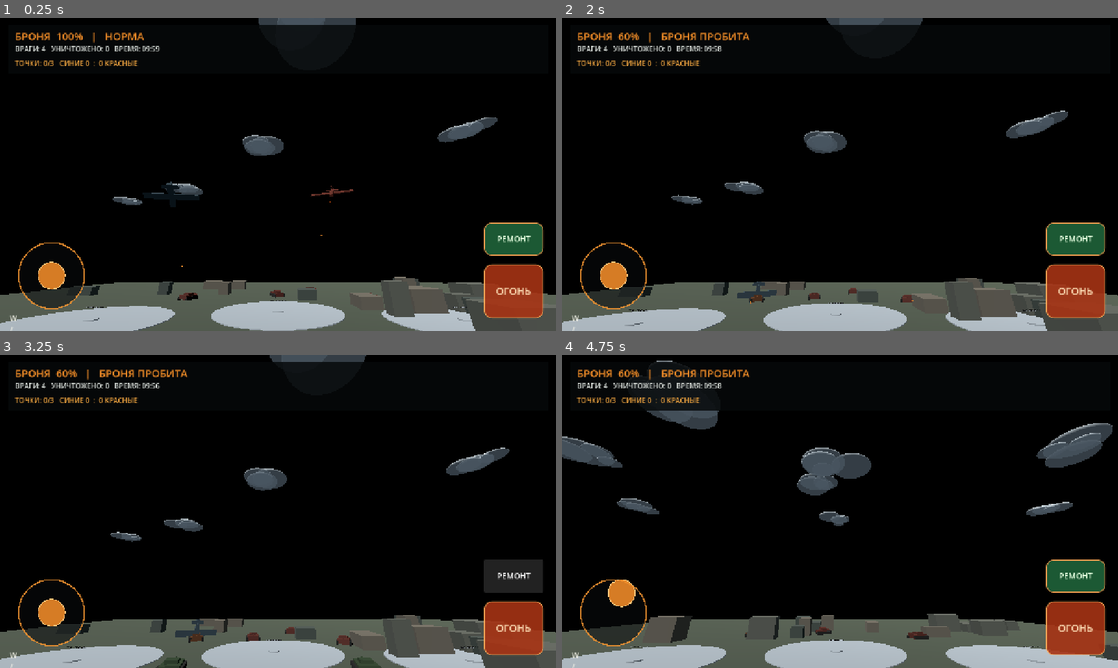
Above: before the commit, frames 1-4 (two rows, left to right).
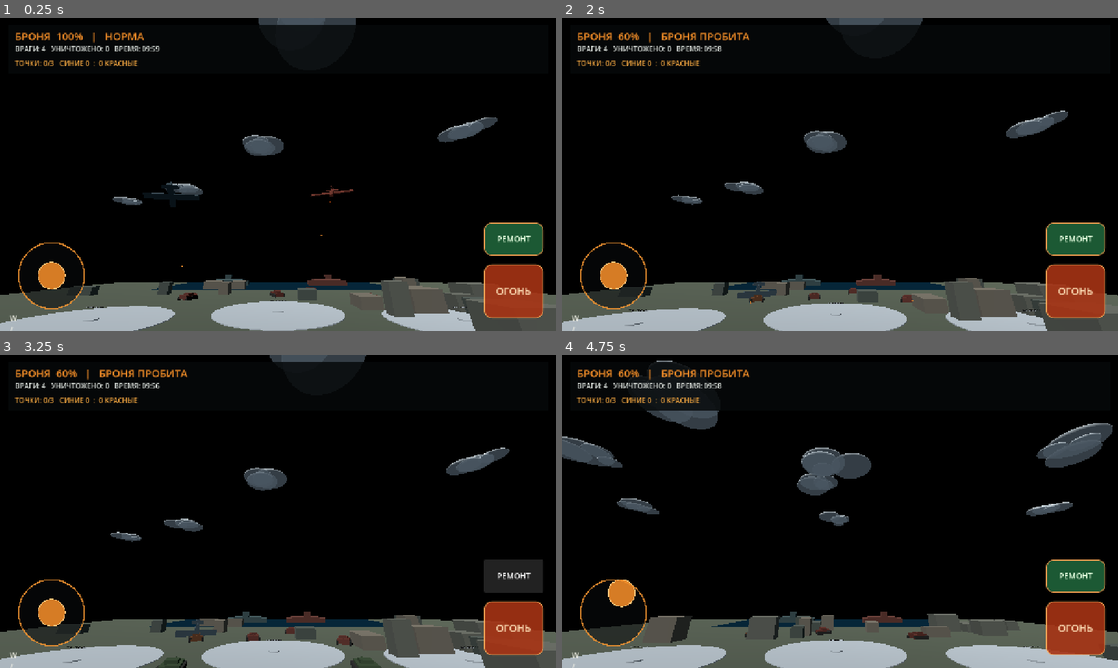
Above: after the commit, the same moments.

Repository: p87010834-ai/WAR-BATTLE-MOBILE
Game: Godot game, scene res://scenes/main.tscn
Same seed, same stepped clock (60 frames per second), same inputs: the game is played once before the commit and once after it.
Inputs (mouse positions are in pixels of both pictures, inside the frame that each line leads up to):
- Up to frame 1 (0.25 s): no input
- Up to frame 2 (2 s): tap Enter at 0.5 s; drag from (612, 274) to (895, 105) at 0.52 s; drag from (728, 190) to (812, 237) at 1.27 s
- Up to frame 3 (3.25 s): click "ОГОНЬ" at 2 s; click "РЕМОНТ" at 2.75 s
- Up to frame 4 (4.75 s): move the mouse to (895, 442) at 3.52 s; hold L (air_roll_right) 3.53-4.25 s; tap R at 3.6 s; drag from (612, 611) to (673, 464) at 4.27 s

The runs differ from the first frame. In frame 1, 0.8% of the frame differs, in the area x 27-69%, y 82-87%; in frame 2, 0.8%; in frame 3, 0.9%, in the area x 26-69%, y 82-87%; in frame 4, 0.7%.

Commit message:
Integrate naval combat zone and ship respawns

Diff:
--- a/godot/scripts/main.gd
+++ b/godot/scripts/main.gd
@@ -13,6 +13,8 @@
 var enemies: Array[WbmTank] = []
 var allied_aircraft: Array[WbmAircraft] = []
 var enemy_aircraft: Array[WbmAircraft] = []
+var allied_ships: Array[WbmShip] = []
+var enemy_ships: Array[WbmShip] = []
 var capture_points: Array[WbmCapturePoint] = []
 var health_label: Label
 var status_label: Label
@@ -127,6 +129,18 @@
 	ground_collision.position.y = -0.5
 	ground.add_child(ground_collision)
 	add_child(ground)
+
+	var ocean := MeshInstance3D.new()
+	var ocean_mesh := PlaneMesh.new()
+	ocean_mesh.size = Vector2(100, 38)
+	ocean.mesh = ocean_mesh
+	ocean.position = Vector3(0, 0.035, -69)
+	var ocean_material := StandardMaterial3D.new()
+	ocean_material.albedo_color = Color(0.035, 0.16, 0.23)
+	ocean_material.roughness = 0.28
+	ocean_material.metallic = 0.18
+	ocean.material_override = ocean_material
+	add_child(ocean)
 
 	for i in range(22):
 		var block := StaticBody3D.new()
@@ -217,6 +231,7 @@
 		enemy.target = player
 		enemies.append(enemy)
 	_spawn_air_support()
+	_spawn_naval_battle()
 	camera_pivot.global_position = player.global_position
 
 func _spawn_air_support() -> void:
@@ -264,6 +279,47 @@
 		enemy_aircraft.append(aircraft)
 	else:
 		allied_aircraft.append(aircraft)
+
+func _spawn_naval_battle() -> void:
+	var friendly_ship := WbmShip.new()
+	friendly_ship.team = 0
+	friendly_ship.position = Vector3(-24, 1.25, -69)
+	friendly_ship.rotation.y = -PI / 2.0
+	friendly_ship.destroyed.connect(_on_ship_destroyed)
+	add_child(friendly_ship)
+	allied_ships.append(friendly_ship)
+
+	var hostile_ship := WbmShip.new()
+	hostile_ship.team = 1
+	hostile_ship.position = Vector3(24, 1.25, -69)
+	hostile_ship.rotation.y = PI / 2.0
+	hostile_ship.destroyed.connect(_on_ship_destroyed)
+	add_child(hostile_ship)
+	enemy_ships.append(hostile_ship)
+
+func _on_ship_destroyed(vessel: WbmShip) -> void:
+	if vessel.team == 1:
+		enemy_ships.erase(vessel)
+		score += 1
+		_respawn_ship(1)
+	else:
+		allied_ships.erase(vessel)
+		_respawn_ship(0)
+
+func _respawn_ship(faction: int) -> void:
+	await get_tree().create_timer(18.0).timeout
+	if match_over:
+		return
+	var vessel := WbmShip.new()
+	vessel.team = faction
+	vessel.position = Vector3(-24 if faction == 0 else 24, 1.25, -69)
+	vessel.rotation.y = -PI / 2.0 if faction == 0 else PI / 2.0
+	vessel.destroyed.connect(_on_ship_destroyed)
+	add_child(vessel)
+	if faction == 0:
+		allied_ships.append(vessel)
+	else:
+		enemy_ships.append(vessel)
 
 func _create_tank(at: Vector3, faction: int, controlled: bool) -> WbmTank:
 	var tank := WbmTank.new()
